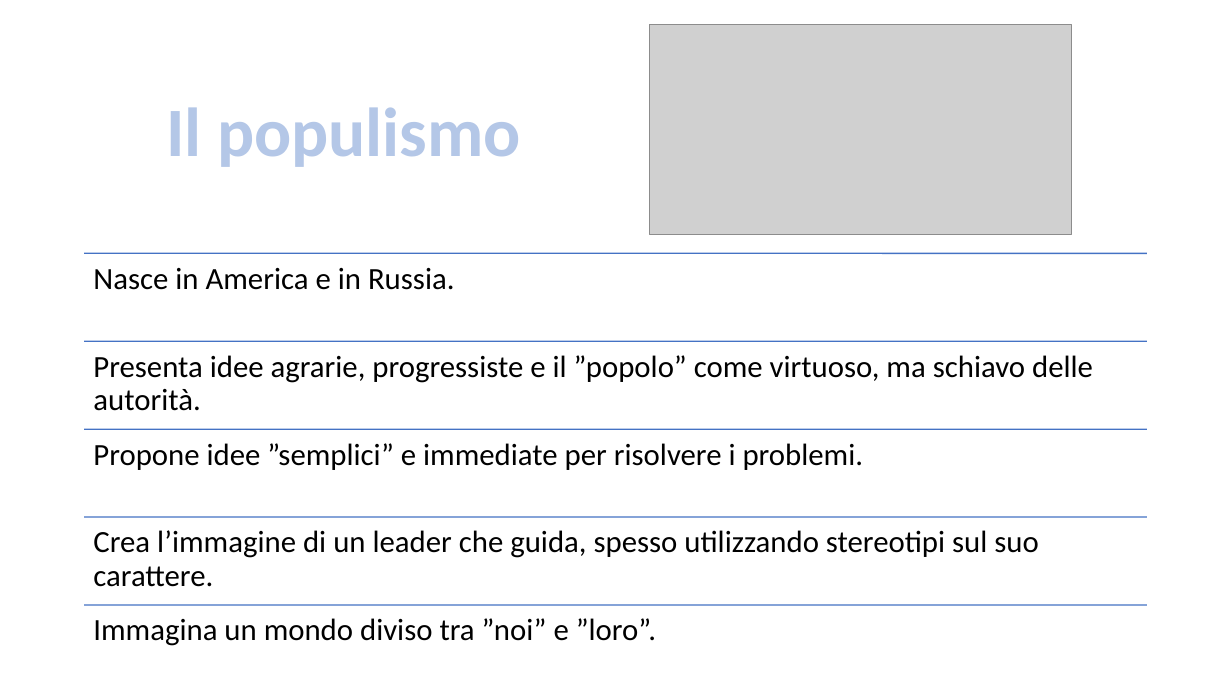
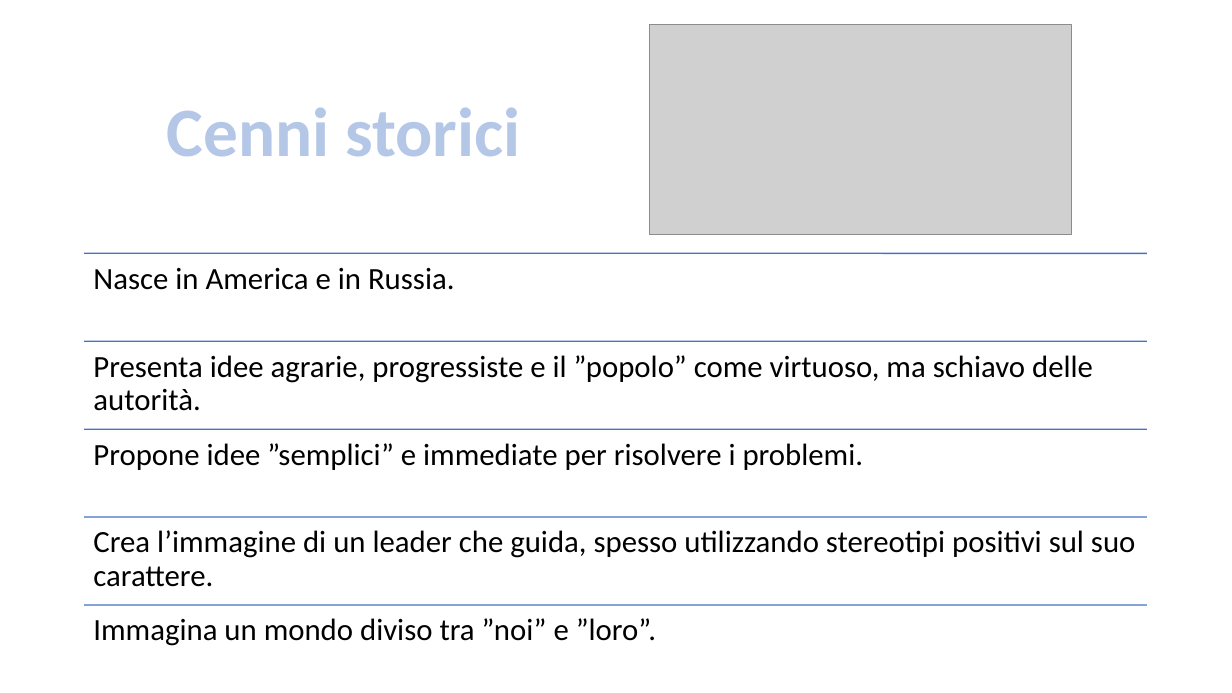
Before and after one commit to AleMelonss/programmation, a slide deck: slide 3 of PresentazionePOLDIG.pptx. Drawn at 1232x693 pixels with LibreOffice and Linux fonts; fonts in the diff are those of the drawing; grey boxes stand for pictures; background and template pictures are left out. Boxes give left, top, right and bottom in pixels: in the first picture for what was removed or moved away, otherwise in the second. Text is boxed around its words. In the diff, an @@ line names an element or a change of style, - is before the commit and + after.

```diff
--- a/PresentazionePOLDIG.pptx
+++ b/PresentazionePOLDIG.pptx
@@ text at [167,107,520,156]: text changed @@
-Il populismo
+Cenni storici
@@ text at [93,530,1135,587]: text changed @@
-Crea l’immagine di un leader che guida, spesso utilizzando stereotipi sul suo carattere.
+Crea l’immagine di un leader che guida, spesso utilizzando stereotipi positivi sul suo carattere.
```
Also in this commit, not shown: 2 other slides changed, 2 slides added, 2 slides removed.
